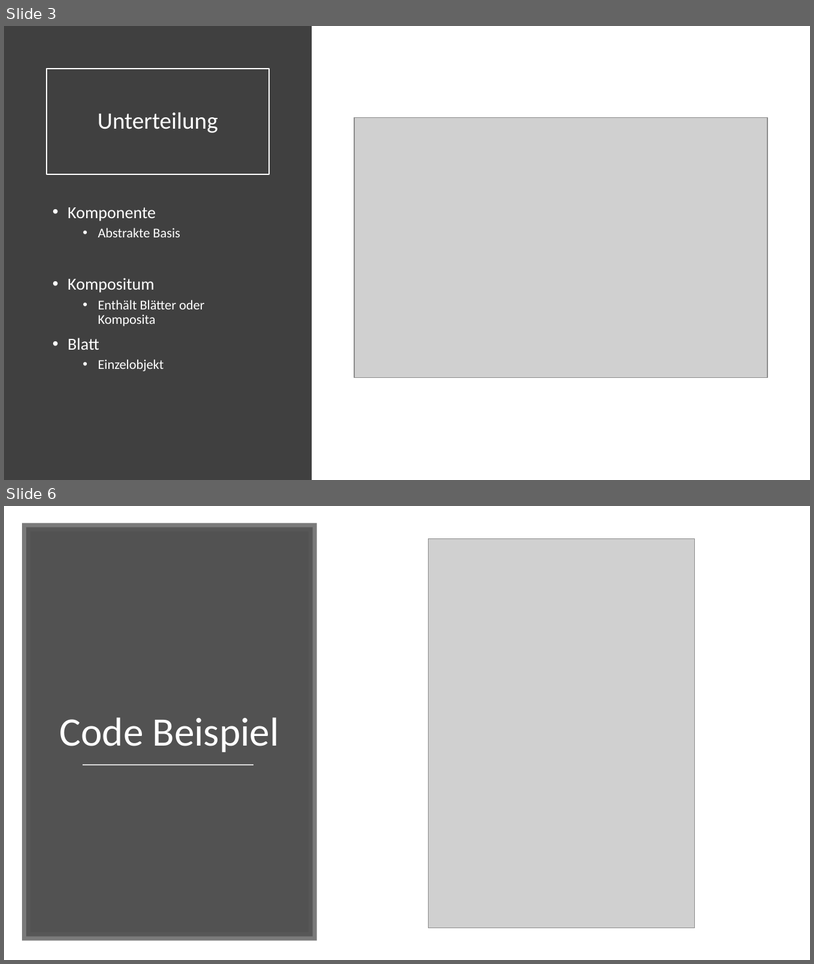
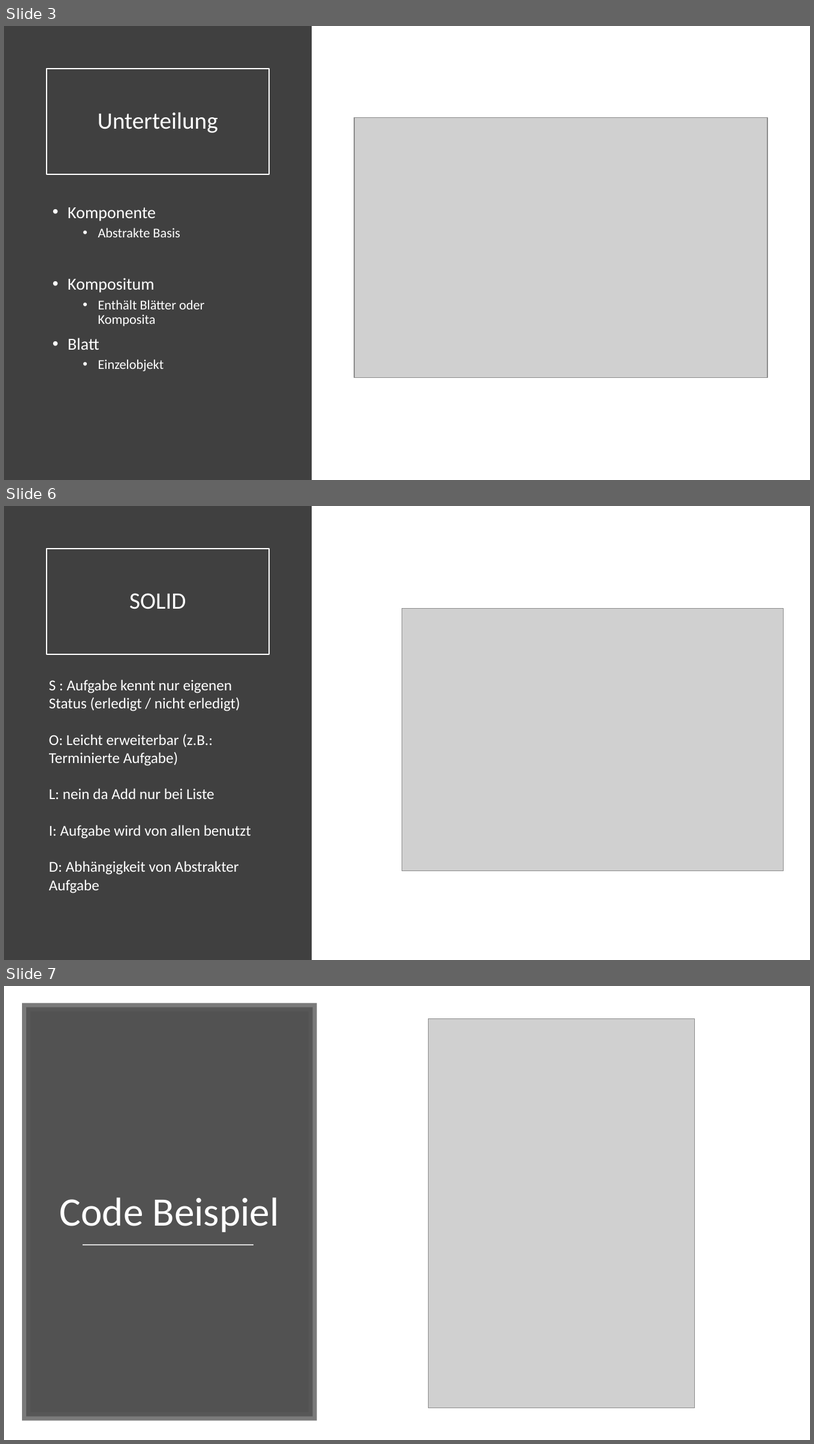
Before and after one commit to Basti098765/Aufgabenmanager_Kompositum, a slide deck: Komposiutm_ppp.pptx. Shown one above the other, each under a label of ours: slides 3 and 6 before the commit, slides 3, 6 and 7 after it; the slides between them are not shown. The pictures are 814x964 and 814x1444 pixels, drawn with LibreOffice and Linux fonts; fonts in the diff are those of the drawing; grey boxes stand for pictures. Boxes give left, top, right and bottom in pixels: in the first picture for what was removed or moved away, otherwise in the second. Text is boxed around its words. In the diff, an @@ line names an element or a change of style, - is before the commit and + after.

```diff
--- a/Komposiutm_ppp.pptx
+++ b/Komposiutm_ppp.pptx
@@ slide 6 added at box(4, 506, 810, 960), background #FFFFFF @@
@@ rectangle added at box(4, 506, 312, 960), fill #404040 @@
@@ title added at box(47, 549, 269, 654), outline #FFFFFF 1.5 pt, 28 pt, text #FFFFFF @@
+SOLID
@@ picture added at box(402, 608, 784, 870) @@
@@ text added at box(49, 679, 251, 893), 18 pt, text #FFFFFF @@
+S : Aufgabe kennt nur eigenen Status (erledigt / nicht erledigt)
+O: Leicht erweiterbar (z.B.: Terminierte Aufgabe)
+L: nein da Add nur bei Liste
+I: Aufgabe wird von allen benutzt
+D: Abhängigkeit von Abstrakter Aufgabe
@@ what was slide 6 is now slide 7 @@
```
Also in this commit, not shown: 1 slide changed, 3 other slides added, 2 slides removed.
